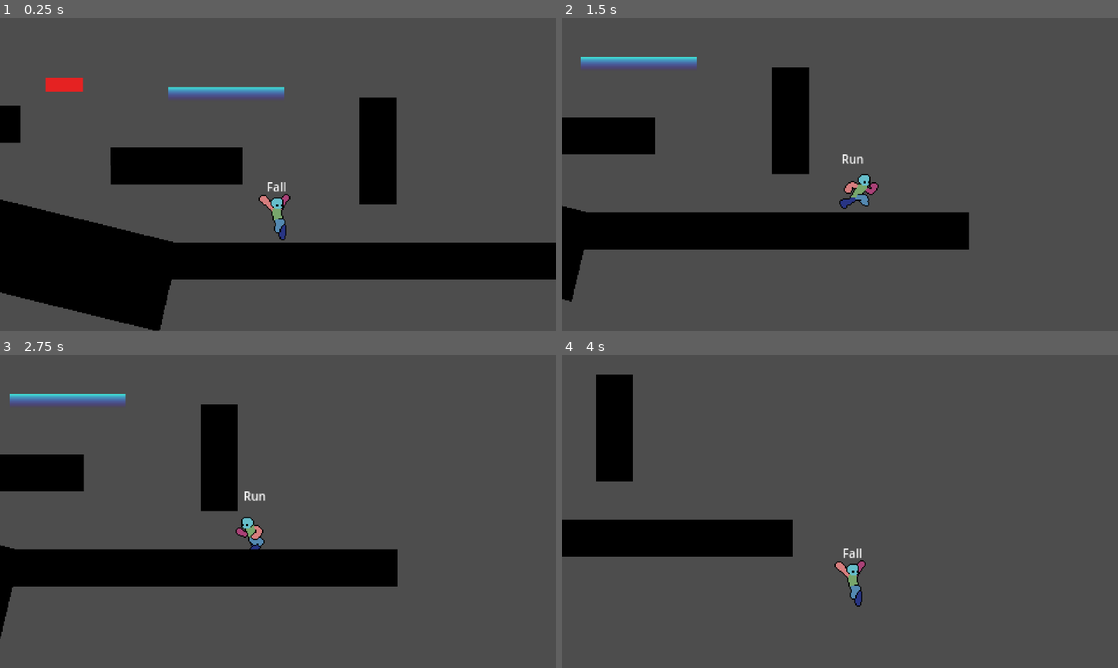
Above: before the commit, frames 1-4 (two rows, left to right).
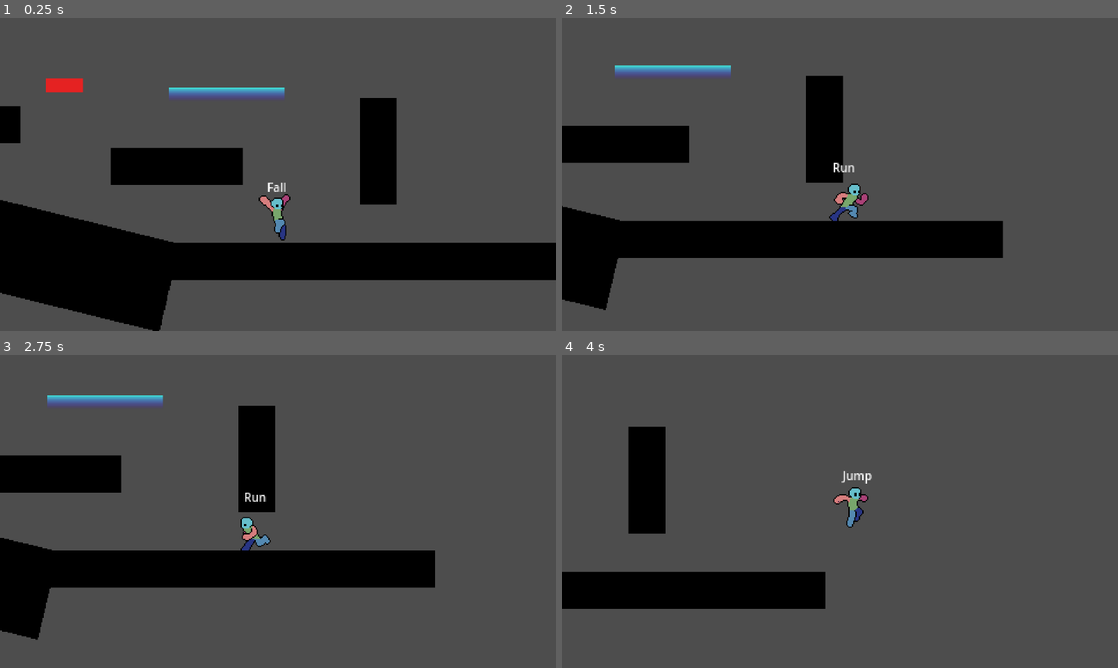
Above: after the commit, the same moments.

Repository: TianJunShi1/harry-forge
Game: Godot game, scene res://main.tscn
Same seed, same stepped clock (60 frames per second), same inputs: the game is played once before the commit and once after it.
Inputs:
- Up to frame 1 (0.25 s): no input
- Up to frame 2 (1.5 s): hold D (right) from 0.53 s (still down); tap Shift (run) at 0.6, 1.35 s; tap Space (jump) at 0.77 s
- Up to frame 3 (2.75 s): tap Space (jump) at 1.52 s; release D (right) at 2.03 s; hold A (left) from 2.03 s (still down); tap Shift (run) at 2.1 s
- Up to frame 4 (4 s): release A (left) at 2.78 s; hold D (right) from 2.78 s (still down); tap Shift (run) at 2.85, 3.6 s; tap Space (jump) at 3.02, 3.77 s

The runs differ from the first frame. In frame 1, 0.7% of the frame differs, in the area x 0-100%, y 19-100%; in frame 2, 13%; in frame 3, 9.0%; in frame 4, 15%, in the area x 0-56%, y 6-82%.

Commit message:
fix: 修复 SubViewport 架构的两个运行时 bug
1. 抖动：设 process_priority=1，确保 PixelRenderer 在 GameCamera（priority 0）
   之后执行，消除 subpixel_offset 一帧滞后导致的像素抖动
2. 无法跳跃：在 _input() 中手动 push_input/push_unhandled_input 到 SubViewport，
   修复 SubViewport 不在 SubViewportContainer 内时键盘事件不转发的问题

https://claude.ai/code/session_01AJSbFJj2VUMALu7WGXsoLR

Diff:
--- a/general/scripts/pixel_renderer.gd
+++ b/general/scripts/pixel_renderer.gd
@@ -22,6 +22,8 @@
 
 
 func _ready() -> void:
+	# 必须在 GameCamera（priority 0）之后处理，否则读到上一帧的 subpixel_offset 导致抖动
+	process_priority = 1
 	_sub_viewport.size = game_size + Vector2i.ONE
 	_display.texture = _sub_viewport.get_texture()
 	_display.scale = Vector2(screen_scale, screen_scale)
@@ -39,6 +41,12 @@
 	_display.position = _screen_center - _camera.subpixel_offset * float(screen_scale)
 
 
+func _input(event: InputEvent) -> void:
+	# SubViewport 不在 SubViewportContainer 内，需手动转发输入事件
+	_sub_viewport.push_input(event)
+	_sub_viewport.push_unhandled_input(event)
+
+
 func _find_camera_in_subviewport() -> GameCamera2D:
 	# 遍历 SubViewport 子树查找 game_camera 组成员
 	var stack: Array = [_sub_viewport]
